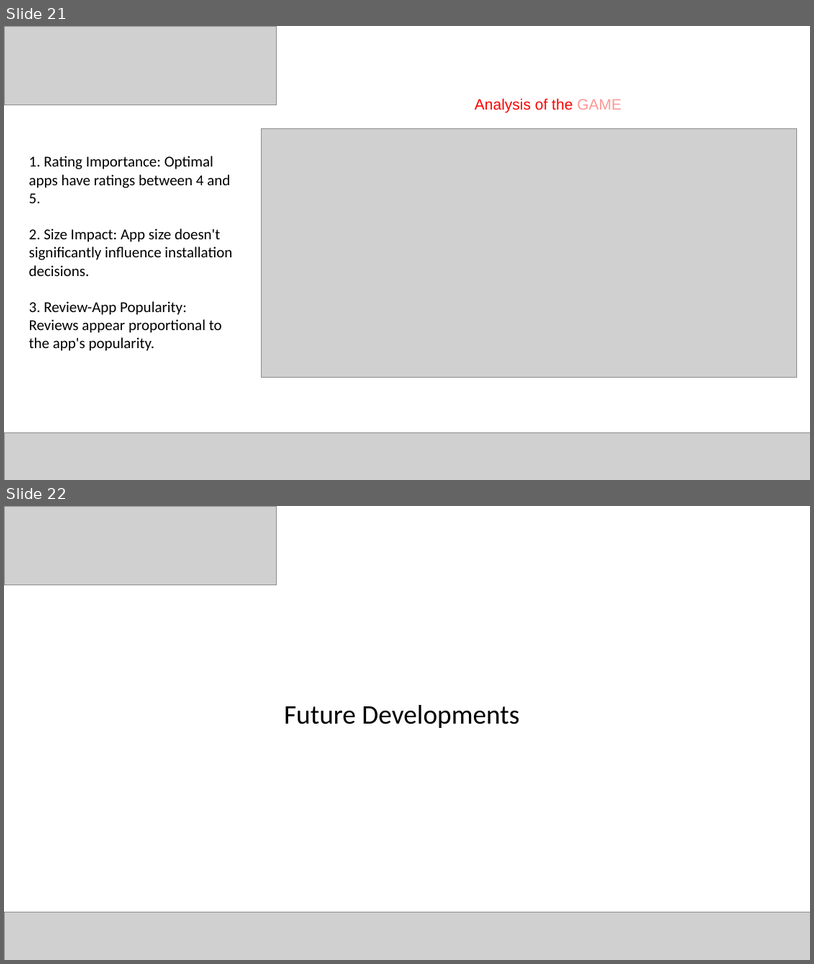
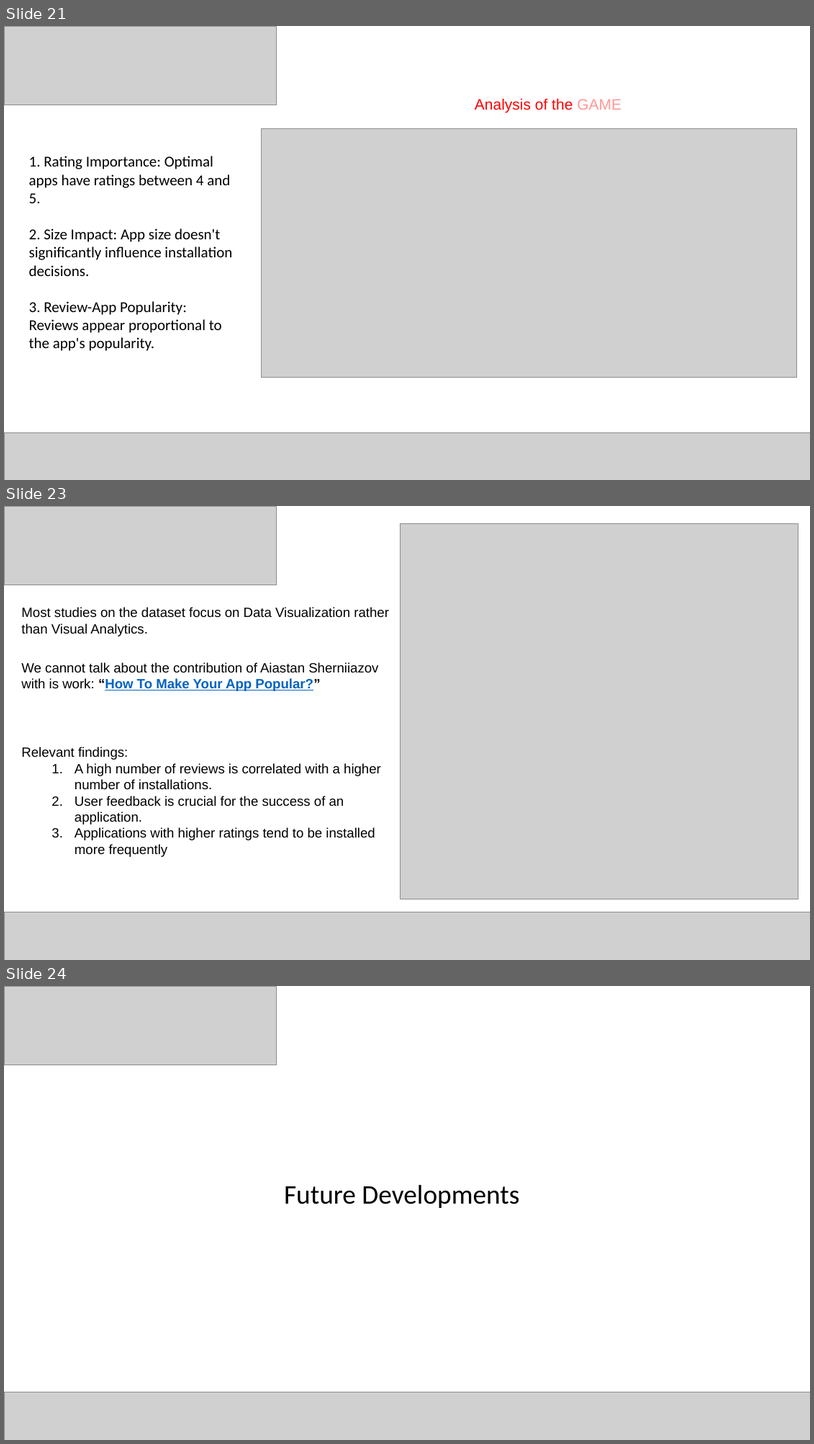
Before and after one commit to Cristian-Fioravanti/Visual-Analytics, a slide deck: Visual Analytics.pptx. Shown one above the other, each under a label of ours: slides 21 and 22 before the commit, slides 21, 23 and 24 after it; the slides between them are not shown. The pictures are 814x964 and 814x1444 pixels, drawn with LibreOffice and Linux fonts; fonts in the diff are those of the drawing; grey boxes stand for pictures. Boxes give left, top, right and bottom in pixels: in the first picture for what was removed or moved away, otherwise in the second. Text is boxed around its words. In the diff, an @@ line names an element or a change of style, - is before the commit and + after.

```diff
--- a/Visual Analytics.pptx
+++ b/Visual Analytics.pptx
@@ slide 23 added at [4, 506, 810, 960], background #FFFFFF @@
@@ picture added at [4, 506, 277, 584] @@
@@ picture added at [400, 523, 799, 898] @@
@@ text added at [21, 607, 389, 636], 16 pt, text #000000 @@
+Most studies on the dataset focus on Data Visualization rather than Visual Analytics.
@@ text added at [21, 662, 378, 691], 16 pt, text #000000 @@
+We cannot talk about the contribution of Aiastan Sherniiazov with is work: “How To Make Your App Popular?”
@@ text added at [21, 746, 381, 857], 16 pt, text #000000 @@
+Relevant findings:
+  1. A high number of reviews is correlated with a higher number of installations.
+  2. User feedback is crucial for the success of an application.
+  3. Applications with higher ratings tend to be installed more frequently
@@ picture added at [4, 911, 810, 960] @@
@@ what was slide 22 is now slide 24 @@
```
Also in this commit, not shown: 3 slides changed, 1 other slide added.
